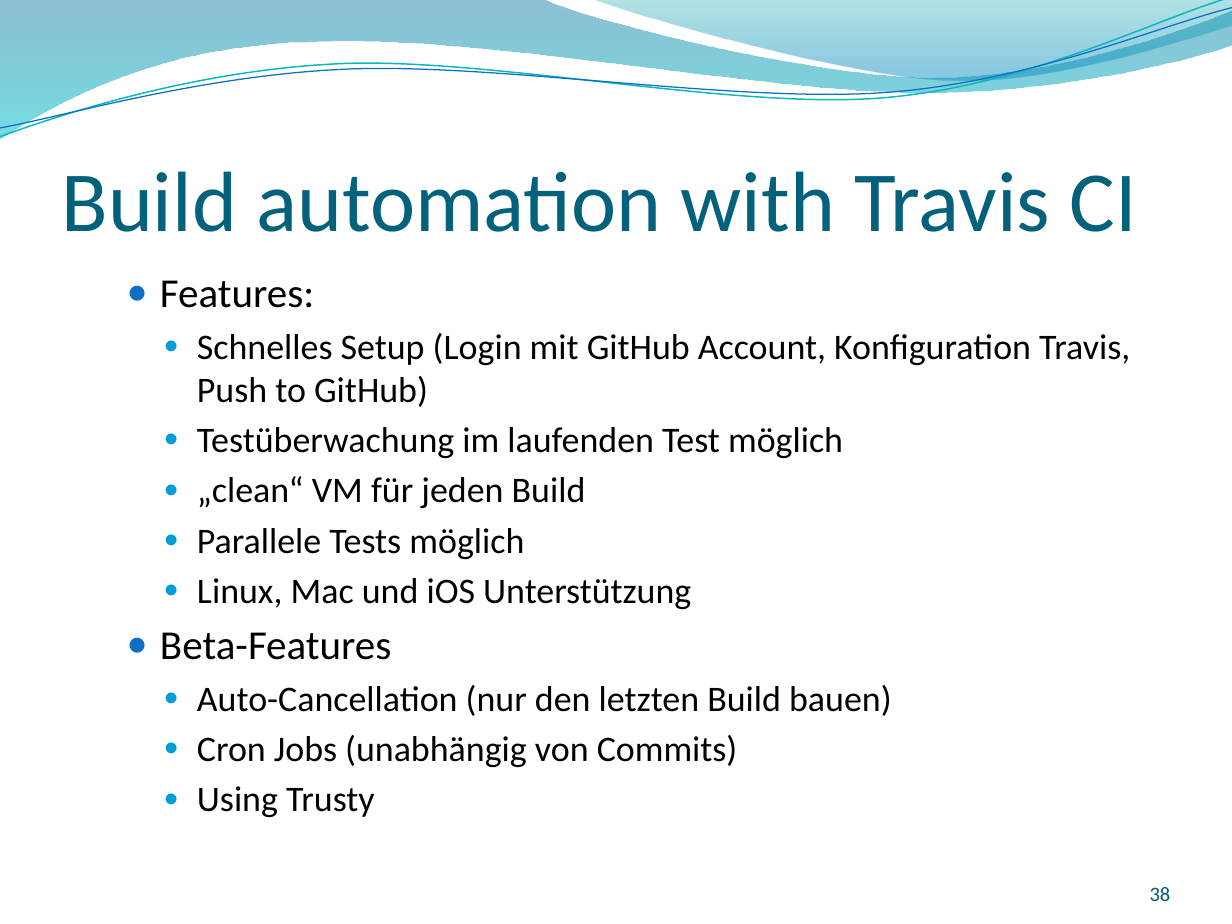
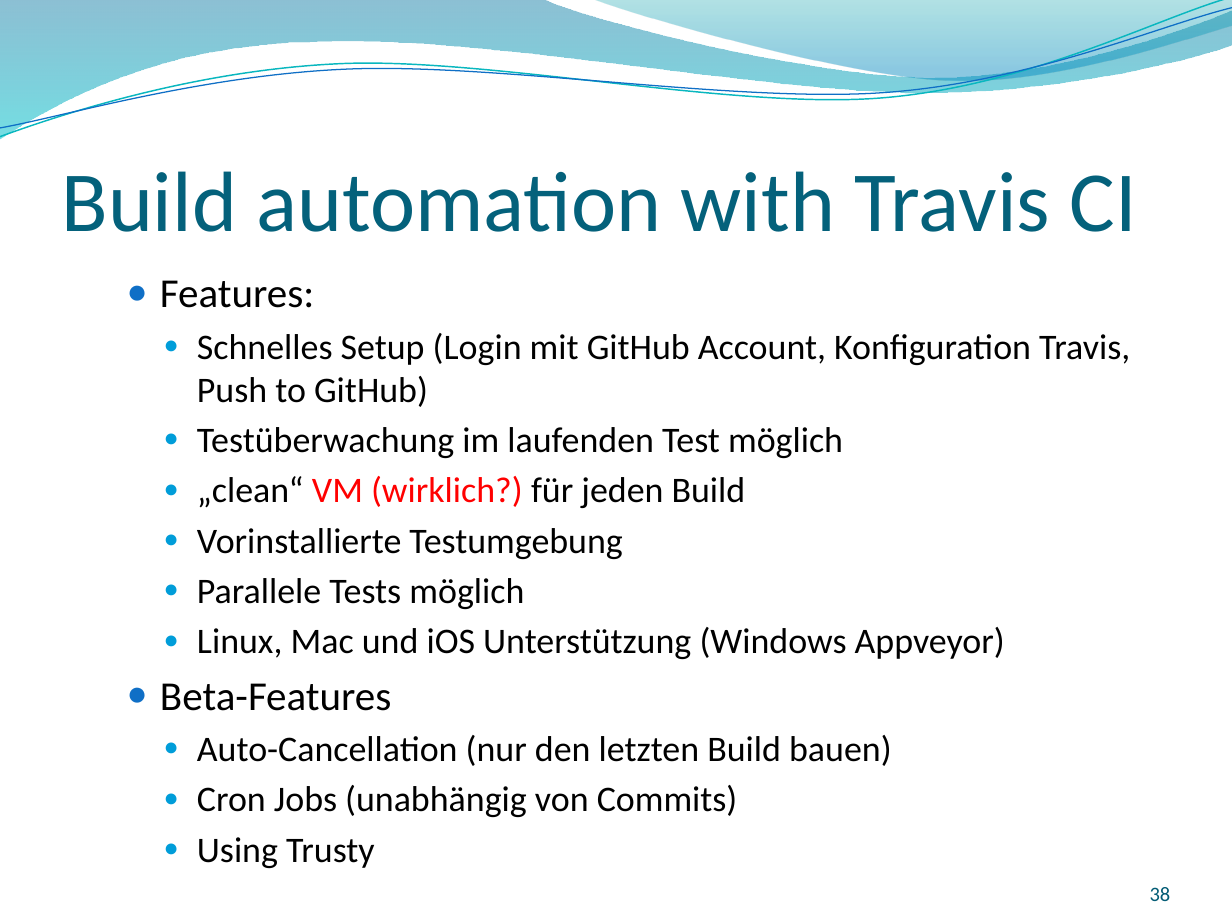
Before and after one commit to GitTyCat42/GITVortrag, a slide deck: slide 38 of SS2017_Git_2017-04-27_Nina-Stodolka_Johannes-Struzek.pptx. Drawn at 1232x924 pixels with LibreOffice and Linux fonts; fonts in the diff are those of the drawing; background and template pictures are left out. Boxes give left, top, right and bottom in pixels: in the first picture for what was removed or moved away, otherwise in the second. Text is boxed around its words. In the diff, an @@ line names an element or a change of style, - is before the commit and + after.

```diff
--- a/SS2017_Git_2017-04-27_Nina-Stodolka_Johannes-Struzek.pptx
+++ b/SS2017_Git_2017-04-27_Nina-Stodolka_Johannes-Struzek.pptx
@@ text at (197, 476, 746, 559): text changed @@
-    ● „clean“ VM für jeden Build
+    ● „clean“ VM (wirklich?) für jeden Build
+    ● Vorinstallierte Testumgebung
@@ text at (197, 627, 1005, 659): text changed @@
-    ● Linux, Mac und iOS Unterstützung
+    ● Linux, Mac und iOS Unterstützung (Windows Appveyor)
```
Also in this commit, not shown: 16 other slides changed.
